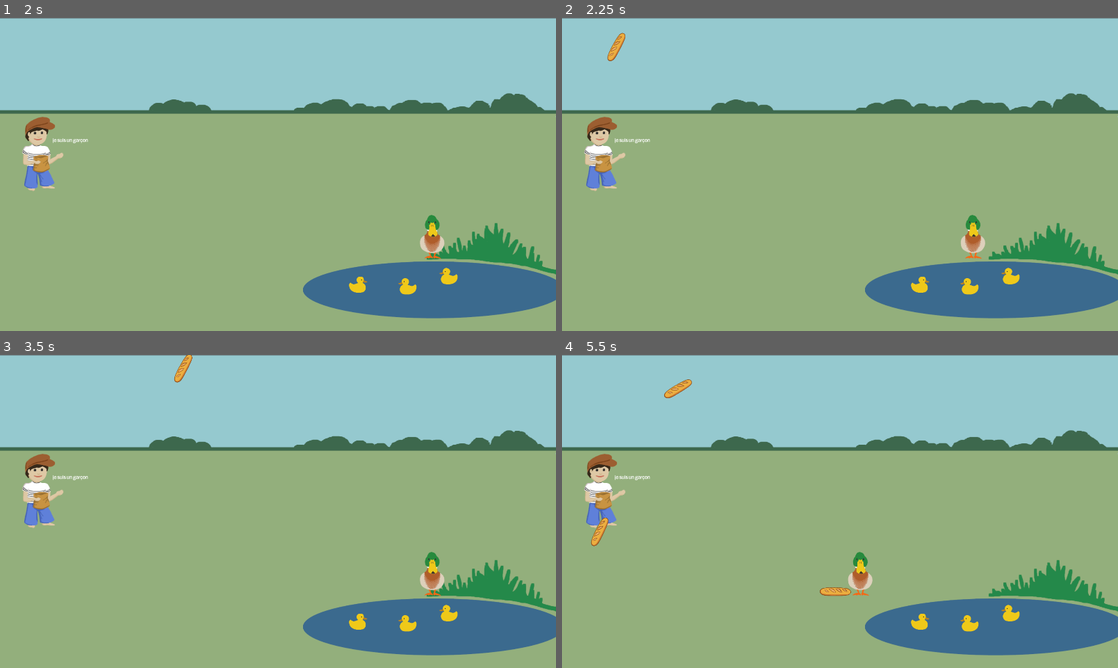
Above: before the commit, frames 1-4 (two rows, left to right).
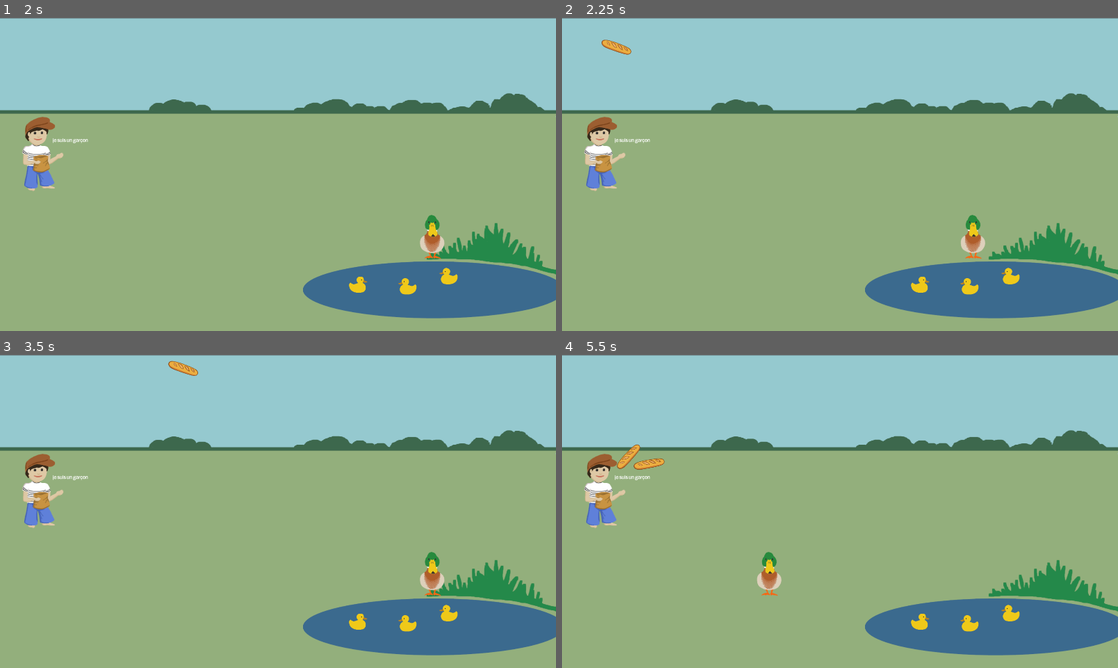
Above: after the commit, the same moments.

Repository: baguette-ballett/baguette-ballett
Game: Godot game, scene res://scenes/intro/intro.tscn
The game is run twice, just before and just after one commit, with the same random seed, the same clock (stepped at 60 frames per second) and the same inputs.
Inputs:
- Up to frame 1 (2 s): click "Start" at 0.5 s; tap Enter (ui_accept) at 1.25, 1.52 s; hold Right (ui_right) from 1.28 s (still down)
- Up to frame 2 (2.25 s): release Right (ui_right) at 2.03 s; hold Left (ui_left) from 2.03 s (still down)
- Up to frame 3 (3.5 s): tap Enter (ui_accept) at 2.27 s; release Left (ui_left) at 2.78 s; hold Right (ui_right) from 2.78 s (still down)
- Up to frame 4 (5.5 s): tap Enter (ui_accept) at 3.77, 4.52, 5.27 s; release Right (ui_right) at 4.28 s; hold Left (ui_left) from 4.28 s (still down)

Frame 1 is identical in both runs. In frame 2, 0.2% of the frame differs, in the area x 7-13%, y 4-14%; in frame 3, 0.2%; in frame 4, 1.4%, in the area x 5-56%, y 7-78%.
Error before the commit: Parse Error: Identifier "Globals" not declared in the current scope. (res://scenes/baguette/baguette.gd:27)

Commit message:
Add global Joints Array

Diff:
--- a/project.godot
+++ b/project.godot
@@ -14,6 +14,10 @@
 run/main_scene="uid://cmeelins4i38s"
 config/features=PackedStringArray("4.4", "Mobile")
 config/icon="uid://bpug1ta3a87gh"
+
+[autoload]
+
+Globals="*res://scenes/globals.gd"
 
 [display]
 
--- /dev/null
+++ b/scenes/globals.gd
@@ -0,0 +1,3 @@
+extends Node
+
+var jointBaguettes = []
Not shown, added: scenes/globals.gd.uid
